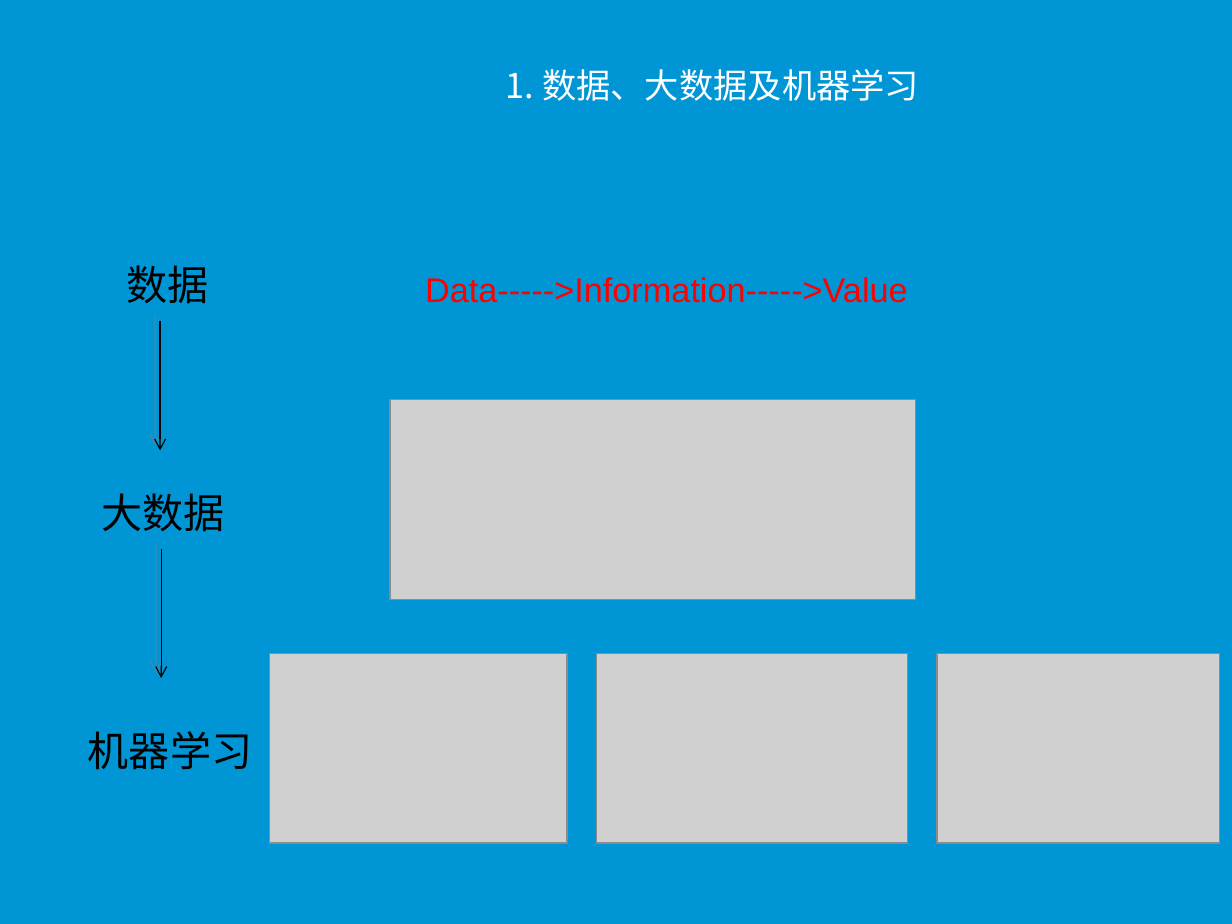
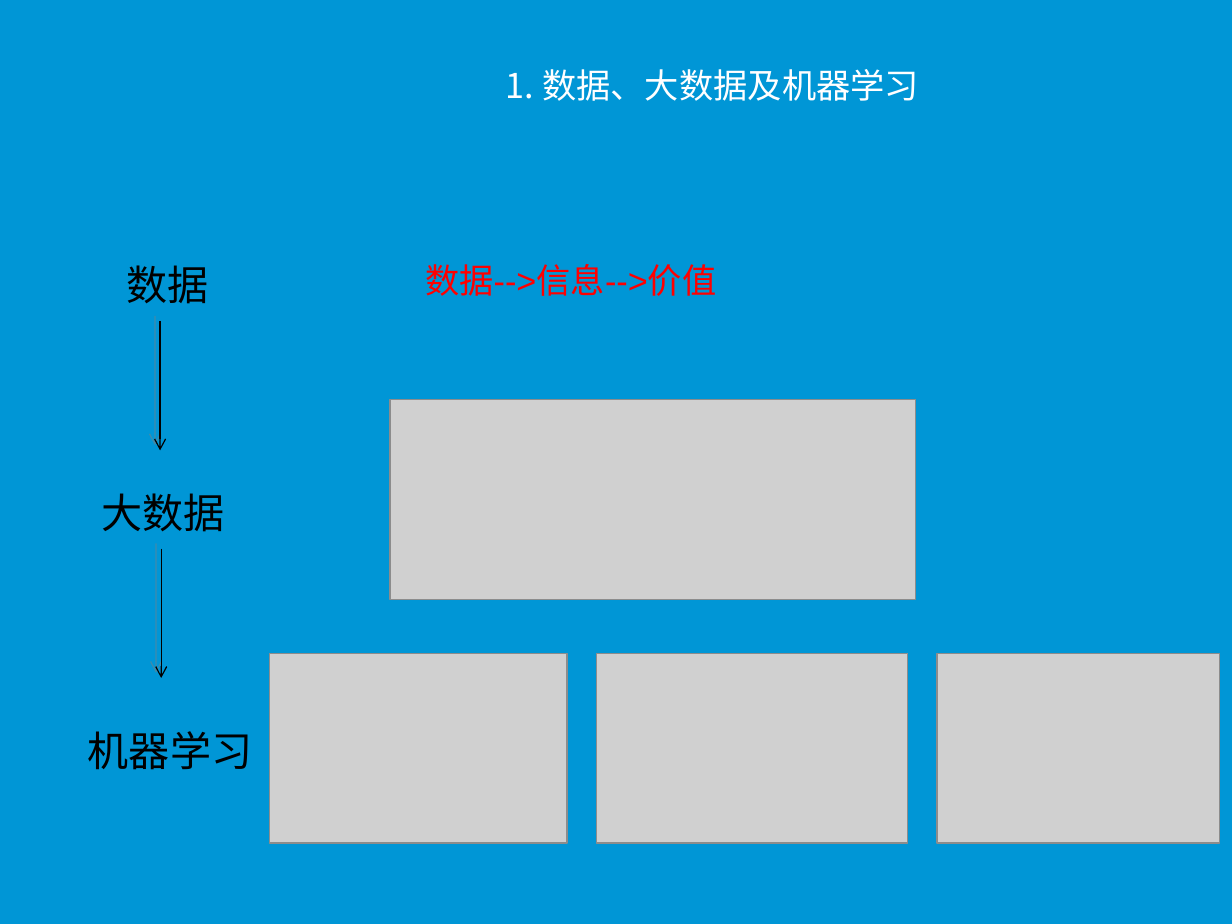
Before and after one commit to chrgu000/JuXin, a slide deck: slide 3 of Original/Files/天河制造/大数据机器学习.pptx. Drawn at 1232x924 pixels with LibreOffice and Linux fonts; fonts in the diff are those of the drawing; grey boxes stand for pictures; background and template pictures are left out. Boxes give left, top, right and bottom in pixels: in the first picture for what was removed or moved away, otherwise in the second. Text is boxed around its words. In the diff, an @@ line names an element or a change of style, - is before the commit and + after.

```diff
--- a/Original/Files/天河制造/大数据机器学习.pptx
+++ b/Original/Files/天河制造/大数据机器学习.pptx
@@ text added at [425, 264, 716, 296], 20 pt, text #FF0000 @@
+数据-->信息-->价值
@@ text removed at [425, 277, 908, 303] @@
-Data----->Information----->Value
```
Also in this commit, not shown: 20 other files.
